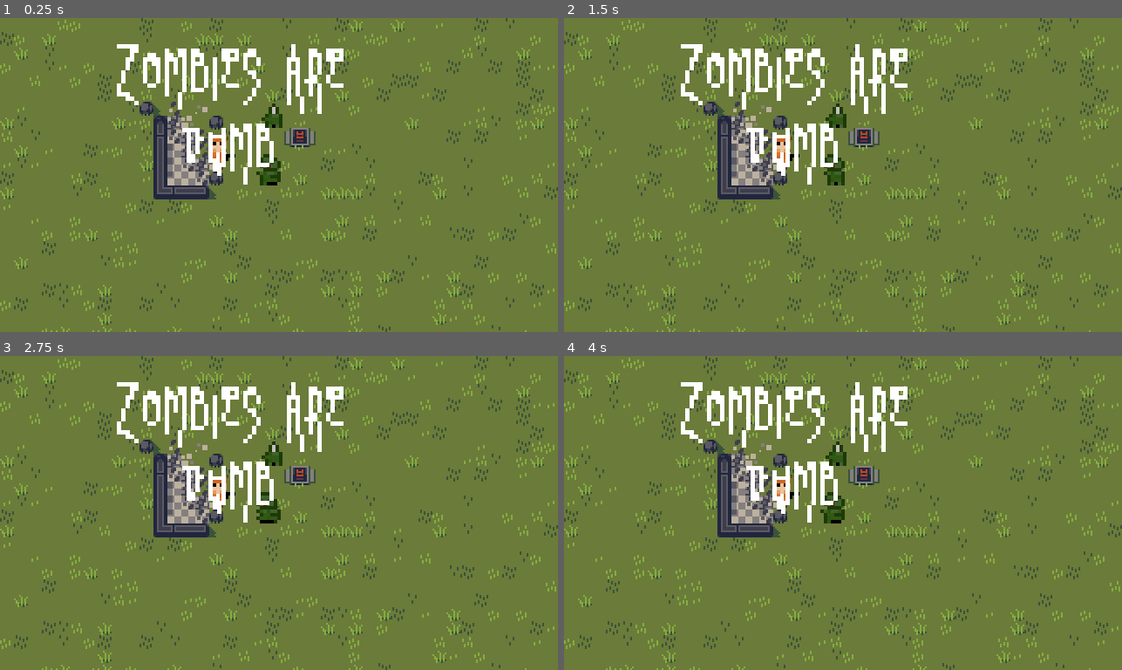
Above: before the commit, frames 1-4 (two rows, left to right).
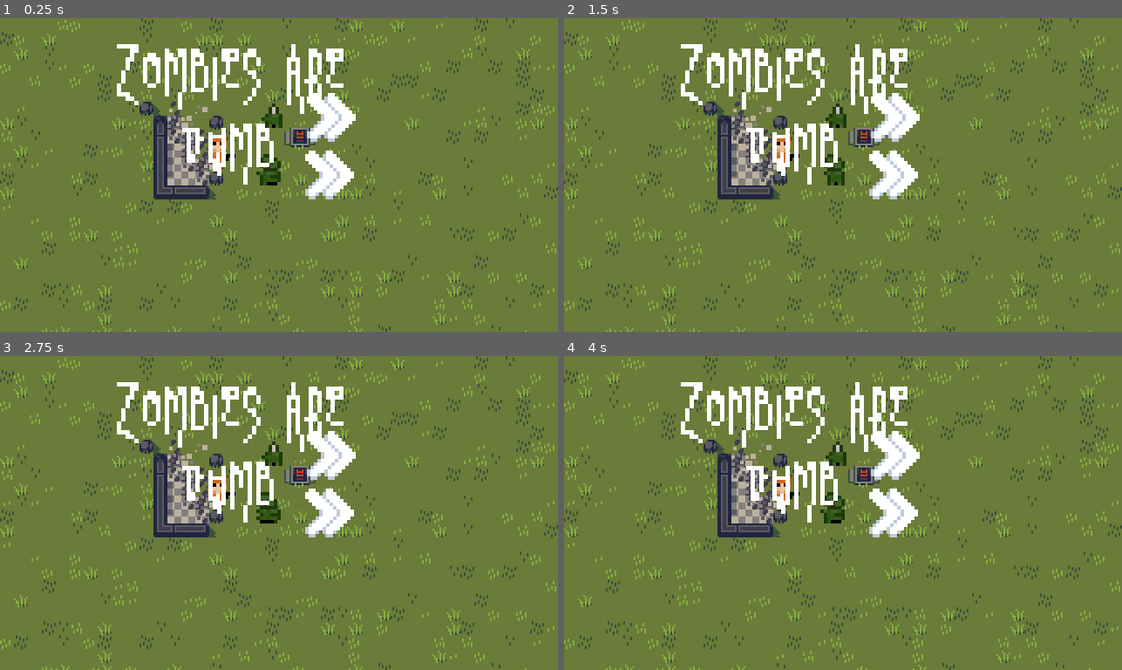
Above: after the commit, the same moments.

Repository: Lysquid/GMTK-2023
Game: Godot game, scene res://src/level/test_minia.tscn
The game is run twice, just before and just after one commit, with the same random seed, the same clock (stepped at 60 frames per second) and the same inputs. This scene is started directly instead of the project's main scene. Sound files missing from this copy of the repository are replaced by a short silence.
Inputs (mouse positions are in pixels of both pictures, inside the frame that each line leads up to):
- Up to frame 1 (0.25 s): no input
- Up to frame 2 (1.5 s): tap Enter at 0.5 s; move the mouse to (831, 168) at 0.52 s; click (831, 168) at 0.6 s; tap R (restart) at 1.25 s; move the mouse to (837, 109) at 1.27 s; right-click (837, 109) at 1.35 s
- Up to frame 3 (2.75 s): tap R (restart) at 2 s; move the mouse to (334, 443) at 2.02 s; click (334, 443) at 2.1 s
- Up to frame 4 (4 s): tap R (restart) at 2.75, 3.5 s; move the mouse to (815, 575) at 2.77 s; right-click (815, 575) at 2.85 s; move the mouse to (1010, 560) at 3.52 s; click (1010, 560) at 3.6 s

The runs differ from the first frame. In frame 1, 1.7% of the frame differs, in the area x 54-64%, y 23-58%; in frame 2, 1.7%; in frame 3, 1.7%; in frame 4, 1.7%.

Commit message:
ajust noise level

Diff:
--- a/src/entities/human.tscn
+++ b/src/entities/human.tscn
@@ -7,10 +7,6 @@
 [ext_resource type="Texture2D" uid="uid://dwlr2b7lefhoa" path="res://assets/guns.png" id="5_5xxdy"]
 [ext_resource type="AudioStream" uid="uid://wbts8dbmrahi" path="res://assets/music/sounds/pistol.mp3" id="6_0fvks"]
 [ext_resource type="AudioStream" uid="uid://d3opsg113s87t" path="res://assets/music/sounds/mort_jijiko.mp3" id="7_1w30e"]
-
-[sub_resource type="AtlasTexture" id="AtlasTexture_lvugm"]
-atlas = ExtResource("2_3o38f")
-region = Rect2(0, 0, 10, 10)
 
 [sub_resource type="AtlasTexture" id="AtlasTexture_rumid"]
 atlas = ExtResource("2_3o38f")
@@ -35,9 +31,6 @@
 [sub_resource type="SpriteFrames" id="SpriteFrames_ycaak"]
 animations = [{
 "frames": [{
-"duration": 1.0,
-"texture": SubResource("AtlasTexture_lvugm")
-}, {
 "duration": 1.0,
 "texture": SubResource("AtlasTexture_rumid")
 }, {
@@ -81,7 +74,7 @@
 
 [node name="AnimatedSprite2D" type="AnimatedSprite2D" parent="."]
 sprite_frames = SubResource("SpriteFrames_ycaak")
-animation = &"look_down"
+animation = &"die"
 autoplay = "look_down"
 
 [node name="CollisionShape2D" type="CollisionShape2D" parent="."]
@@ -102,7 +95,7 @@
 
 [node name="Fire" type="AudioStreamPlayer" parent="."]
 stream = ExtResource("6_0fvks")
-volume_db = -10.0
+volume_db = -15.0
 
 [node name="Die" type="AudioStreamPlayer" parent="."]
 stream = ExtResource("7_1w30e")
--- a/src/entities/zombie.tscn
+++ b/src/entities/zombie.tscn
@@ -67,7 +67,6 @@
 metadata/_edit_lock_ = true
 
 [node name="Arrow" type="Node2D" parent="."]
-visible = false
 
 [node name="Sprite2D" type="Sprite2D" parent="Arrow"]
 position = Vector2(17, 0)
@@ -81,31 +80,40 @@
 
 [node name="Attack" type="AudioStreamPlayer" parent="."]
 stream = ExtResource("3_jqu0e")
+volume_db = -15.0
 
 [node name="Gulp" type="AudioStreamPlayer" parent="."]
 stream = ExtResource("4_dbpsn")
+volume_db = -5.0
 
 [node name="Die" type="AudioStreamPlayer" parent="."]
 stream = ExtResource("4_rcgk6")
+volume_db = -20.0
 
 [node name="Idle1" type="AudioStreamPlayer" parent="."]
 stream = ExtResource("6_vv3o7")
+volume_db = -10.0
 
 [node name="Idle2" type="AudioStreamPlayer" parent="."]
 stream = ExtResource("7_ttib2")
+volume_db = -10.0
 
 [node name="Click" type="AudioStreamPlayer" parent="."]
 stream = ExtResource("6_62u1m")
+volume_db = -15.0
 
 [node name="Rush" type="AudioStreamPlayer" parent="."]
 stream = ExtResource("7_3mo8g")
+volume_db = -20.0
 
 [node name="Wall" type="AudioStreamPlayer" parent="."]
 stream = ExtResource("8_42y14")
+volume_db = -15.0
+pitch_scale = 0.6
 
 [node name="Gather" type="AudioStreamPlayer" parent="."]
 stream = ExtResource("9_qaha0")
-volume_db = -15.0
+volume_db = -20.0
 
 [node name="SoundTimer" type="Timer" parent="."]
 
Not shown: 1 places in src/entities/human.tscn that only renumber resources
